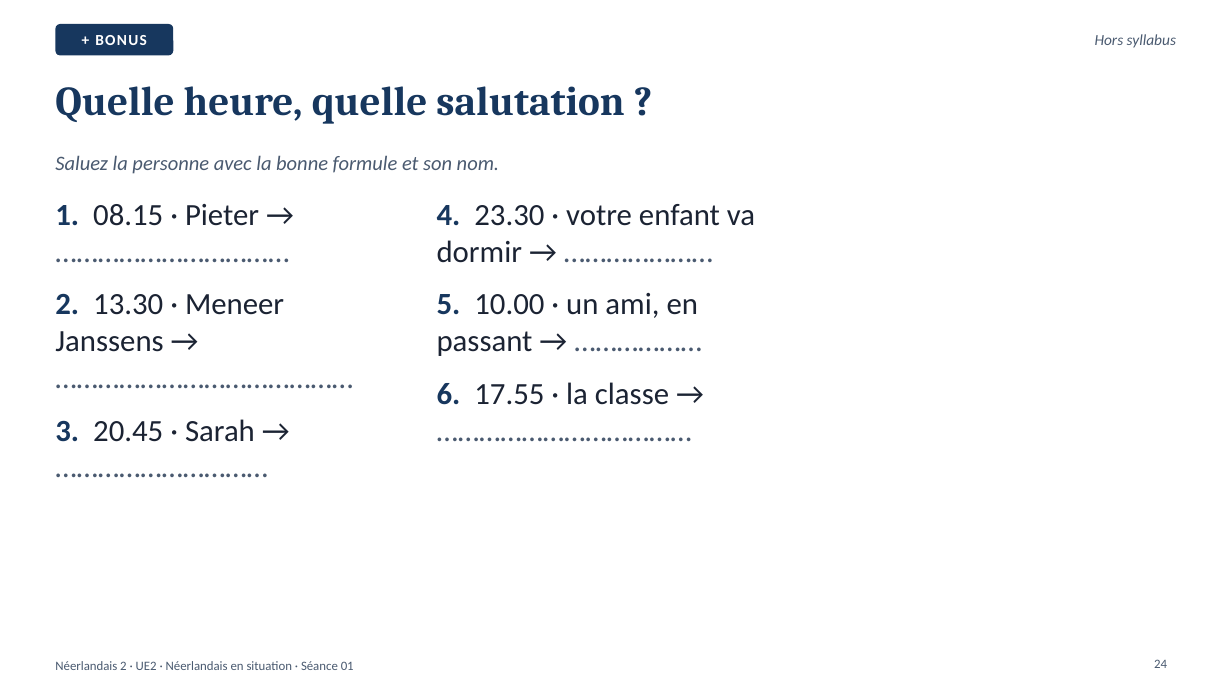
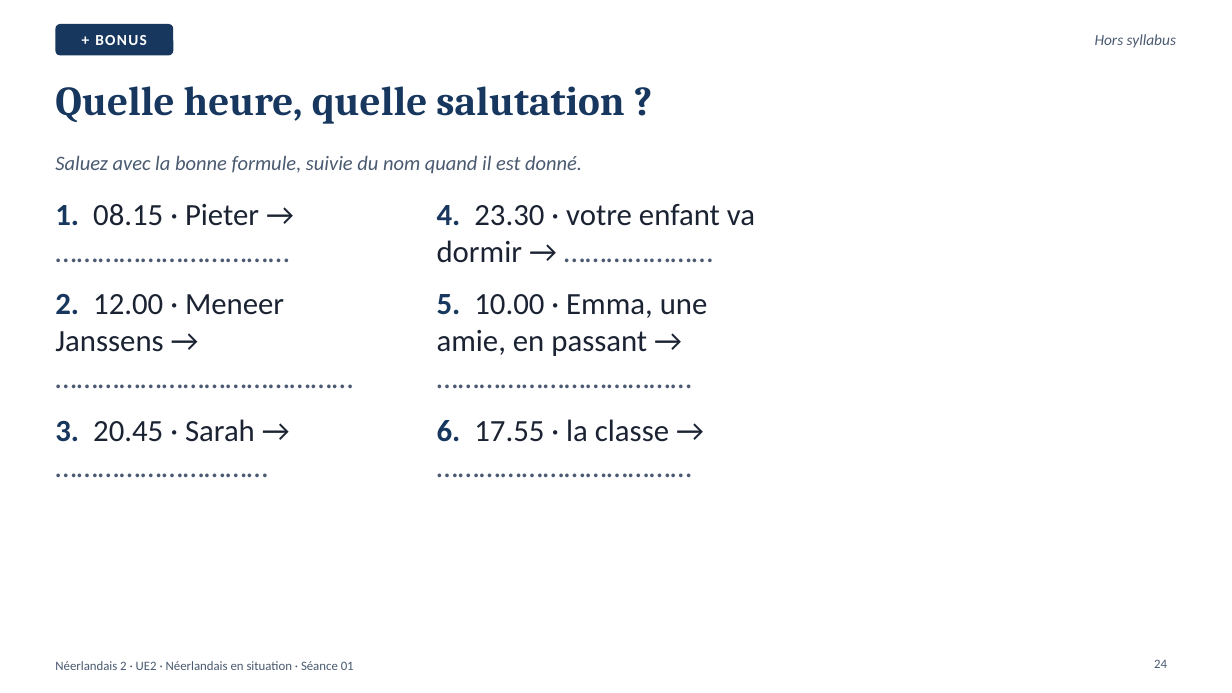
Before and after one commit to ajouniaux/talenleren, a slide deck: slide 24 of neerlandais2/powerpoints/Seance_01_Kennismaking_Goedemorgen.pptx. Drawn at 1232x693 pixels with LibreOffice and Linux fonts; fonts in the diff are those of the drawing. Boxes give left, top, right and bottom in pixels: in the first picture for what was removed or moved away, otherwise in the second. Text is boxed around its words. In the diff, an @@ line names an element or a change of style, - is before the commit and + after.

```diff
--- a/neerlandais2/powerpoints/Seance_01_Kennismaking_Goedemorgen.pptx
+++ b/neerlandais2/powerpoints/Seance_01_Kennismaking_Goedemorgen.pptx
@@ text at (x1=55, y1=155, x2=582, y2=174): text changed @@
-Saluez la personne avec la bonne formule et son nom.
+Saluez avec la bonne formule, suivie du nom quand il est donné.
@@ text at (x1=55, y1=293, x2=284, y2=352): text changed @@
-2. 13.30 · Meneer Janssens → ……………………………………
+2. 12.00 · Meneer Janssens → ……………………………………
@@ text at (x1=437, y1=294, x2=708, y2=356): text changed @@
-5. 10.00 · un ami, en passant → ………………
+5. 10.00 · Emma, une amie, en passant → ………………………………
```
Also in this commit, not shown: 18 other slides changed, 1 other file.
